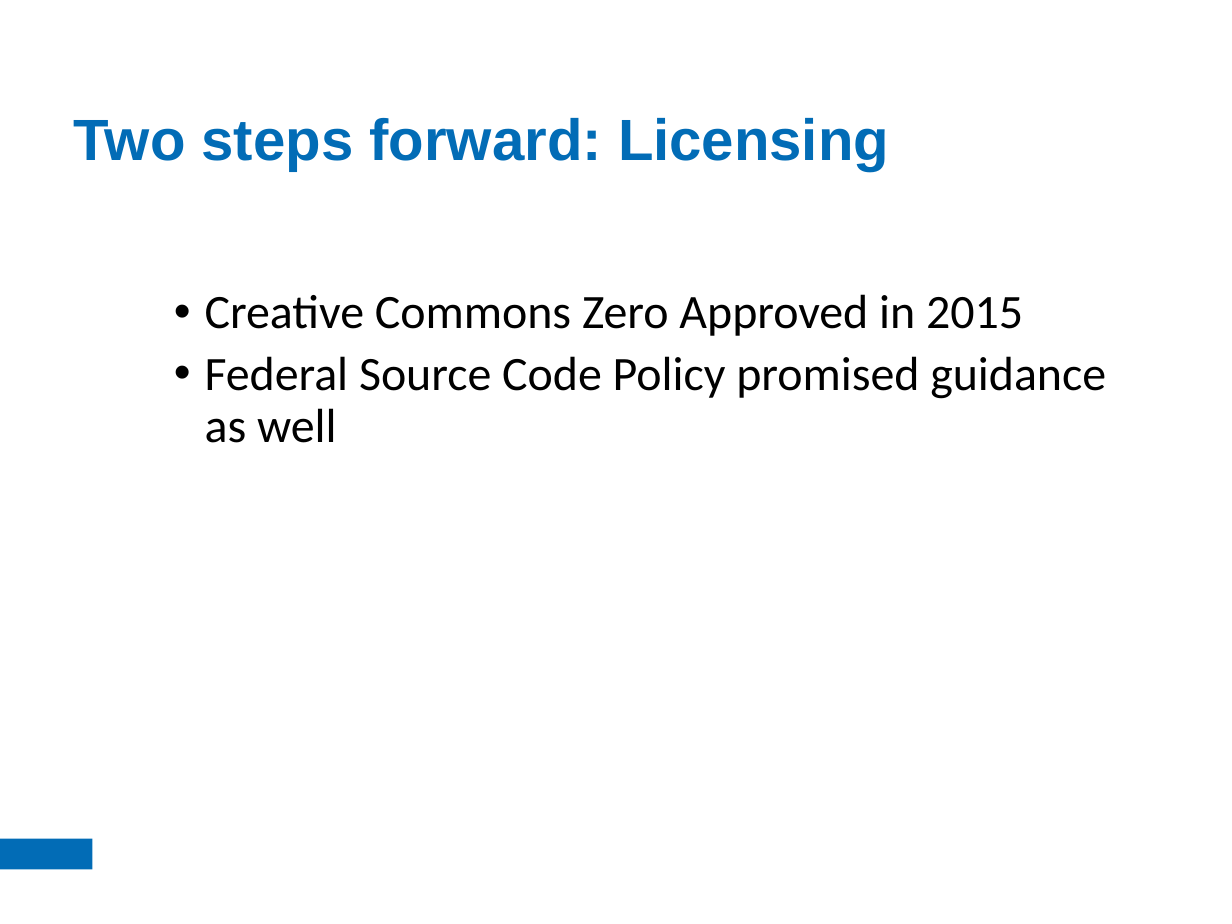
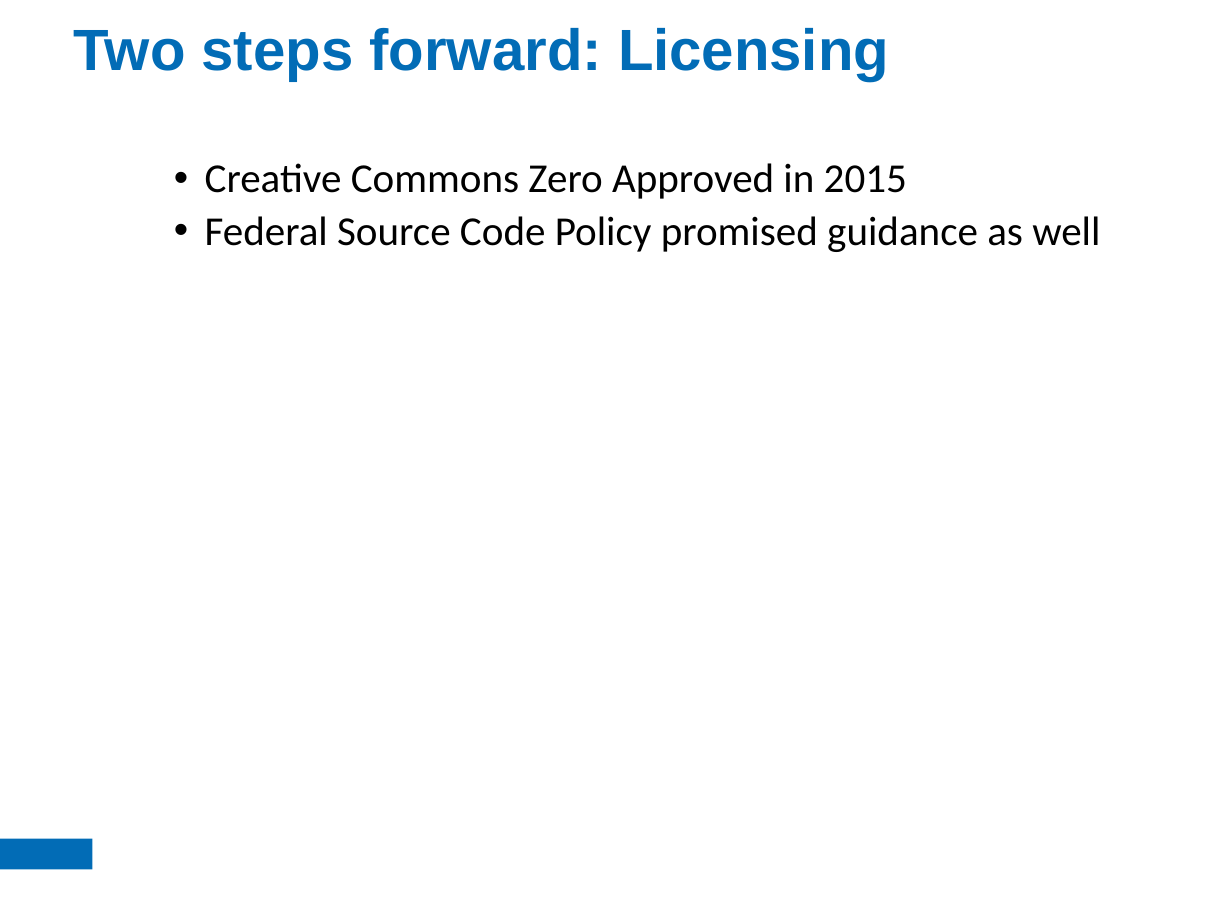
Before and after one commit to jhollist/two_steps_forward, a slide deck: slide 16 of two_steps_forward_outline.pptx. Drawn at 1232x924 pixels with LibreOffice and Linux fonts; fonts in the diff are those of the drawing; background and template pictures are left out. Boxes give left, top, right and bottom in pixels: in the first picture for what was removed or moved away, otherwise in the second. Text is boxed around its words. In the diff, an @@ line names an element or a change of style, - is before the commit and + after.

```diff
--- a/two_steps_forward_outline.pptx
+++ b/two_steps_forward_outline.pptx
@@ title "Two steps forward: Licensing": place and size @@
-title "Two steps forward: Licensing" at (74,118,889,171)
+title "Two steps forward: Licensing" at (74,28,889,81)
@@ text "Creative Commons Zero Approved in ...": place and size @@
-text "Creative Commons Zero Approved in ..." at (205,294,1106,443)
+text "Creative Commons Zero Approved in ..." at (205,163,1100,252)
@@ text "Creative Commons Zero Approved in ..." at (205,163,1100,252): size 28 to 24 pt @@
```
Also in this commit, not shown: 21 other slides changed, 2 other files.
